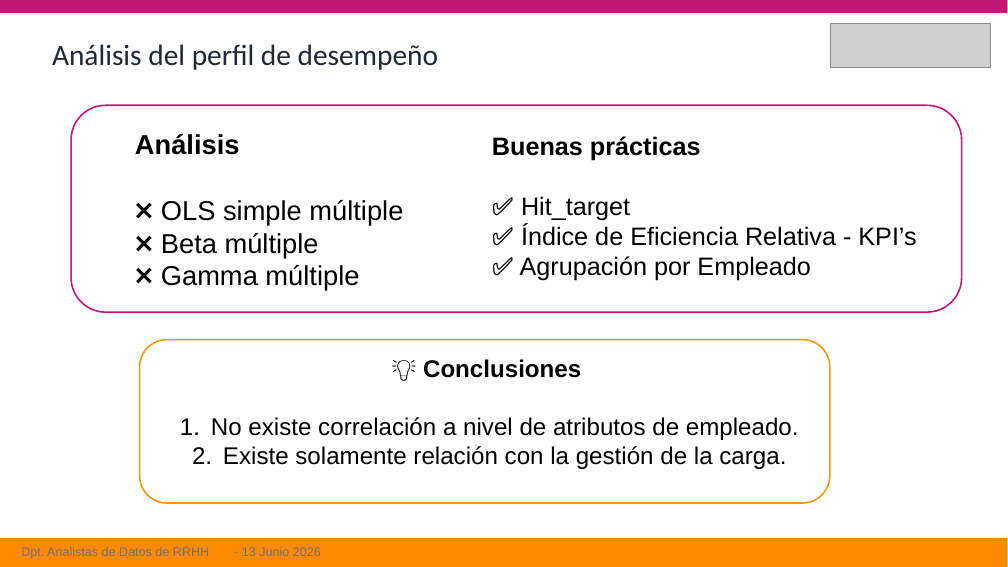
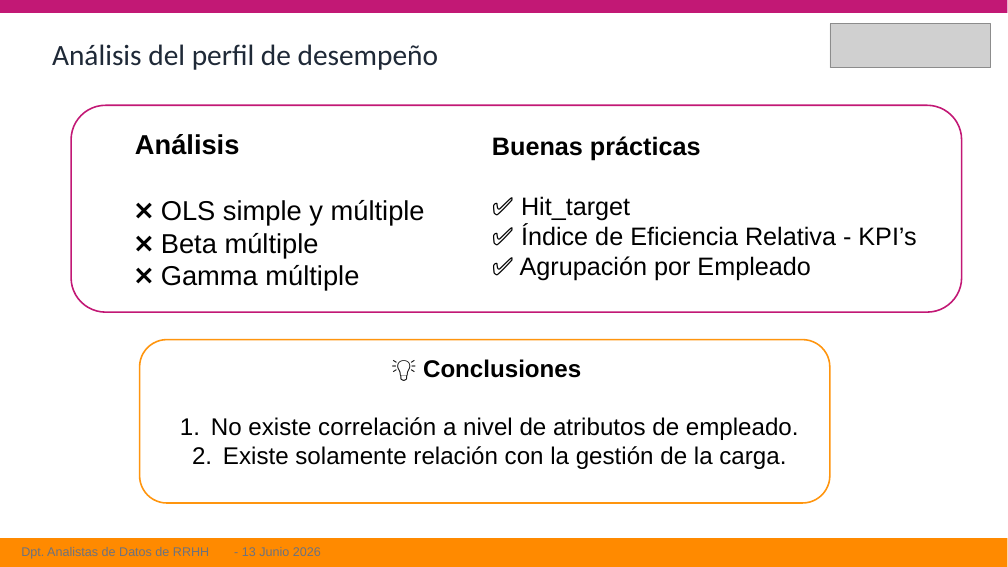
Before and after one commit to ITACADEMYprojectes/ProjecteData, a slide deck: slide 4 of Equip_33/Results/BusinessReport- 2026-07-06.pptx. Drawn at 1008x567 pixels with LibreOffice and Linux fonts; fonts in the diff are those of the drawing; grey boxes stand for pictures. Boxes give left, top, right and bottom in pixels: in the first picture for what was removed or moved away, otherwise in the second. Text is boxed around its words. In the diff, an @@ line names an element or a change of style, - is before the commit and + after.

```diff
--- a/Equip_33/Results/BusinessReport- 2026-07-06.pptx
+++ b/Equip_33/Results/BusinessReport- 2026-07-06.pptx
@@ text at [161,200,425,225]: text changed @@
-❌ OLS simple múltiple
+❌ OLS simple y múltiple
```
Also in this commit, not shown: 9 other slides changed.
